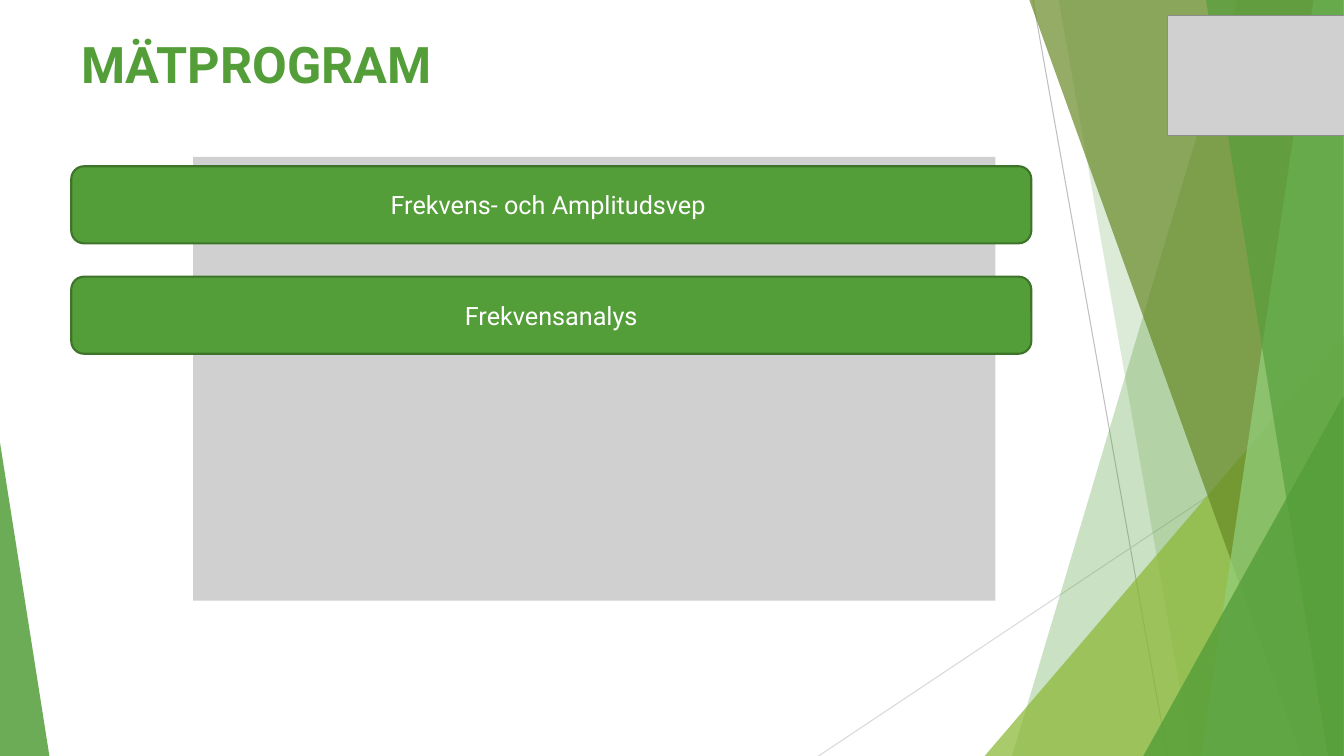
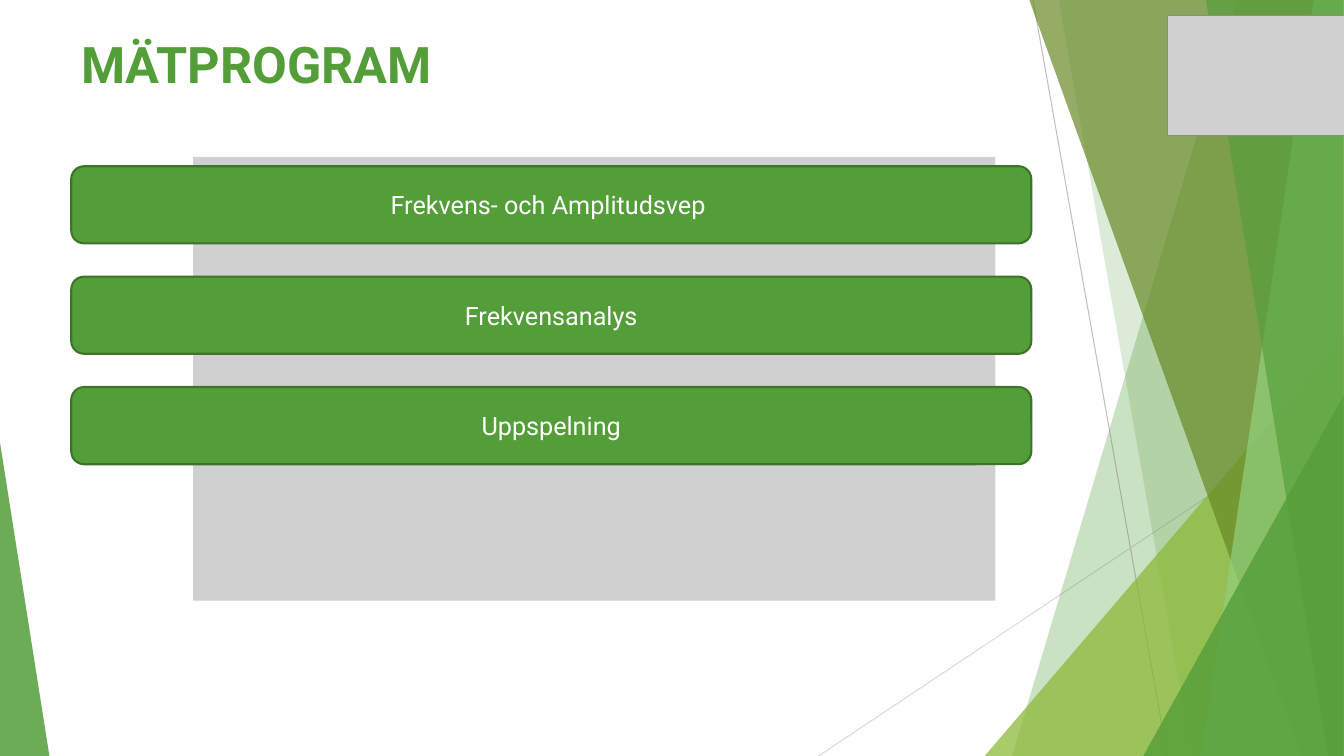
Before and after one commit to albinan/BRAVibration, a slide deck: slide 1 of MasterChief.pptx. Drawn at 1344x756 pixels with LibreOffice and Linux fonts; fonts in the diff are those of the drawing; grey boxes stand for pictures. Boxes give left, top, right and bottom in pixels: in the first picture for what was removed or moved away, otherwise in the second. Text is boxed around its words. In the diff, an @@ line names an element or a change of style, - is before the commit and + after.

```diff
--- a/MasterChief.pptx
+++ b/MasterChief.pptx
@@ rounded rectangle added at [72,387,1031,465], fill #549E39, outline #3E752A 1.5 pt, 18 pt, text #FFFFFF @@
+Uppspelning
```
Also in this commit, not shown: 1 slide added, 41 other files.
